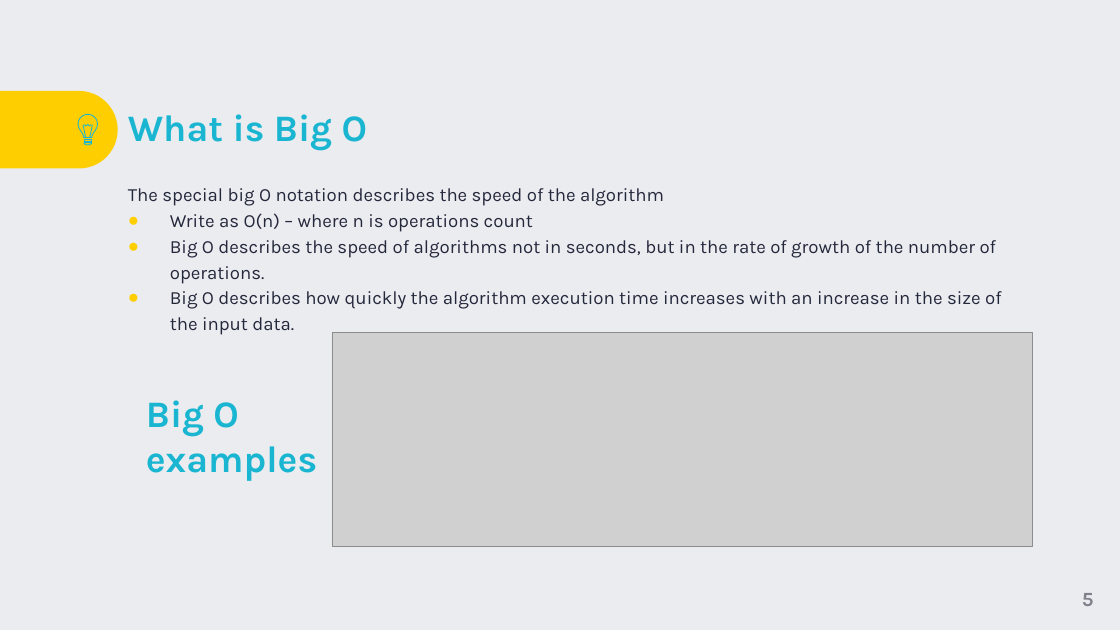
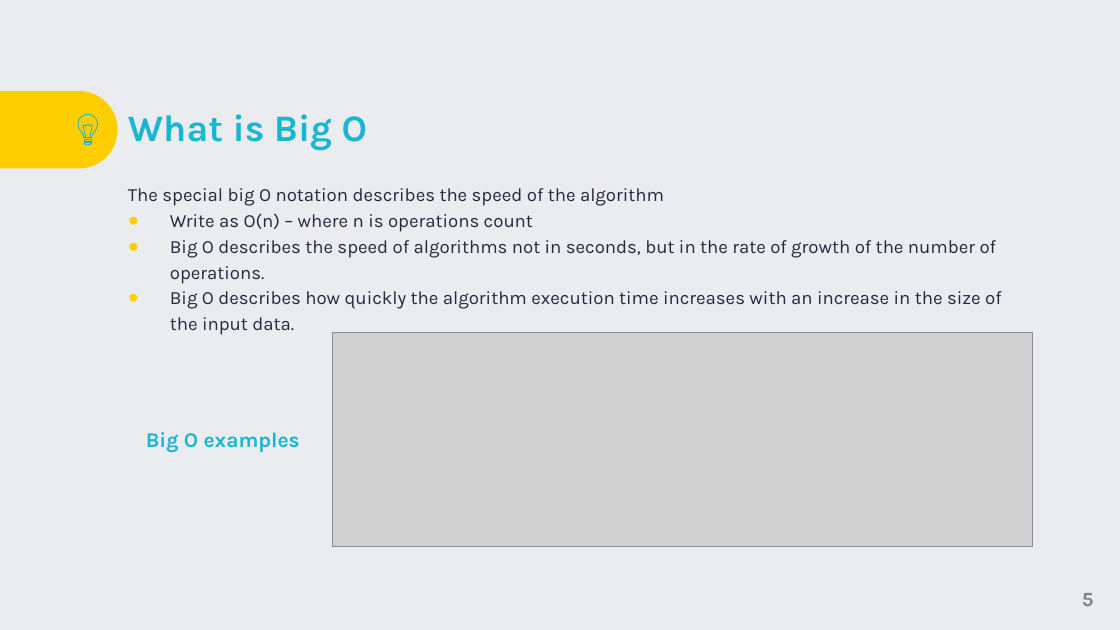
Before and after one commit to TigranVardanyan/Algorithms-and-Data-structures, a slide deck: slide 5 of ds&a.pptx. Drawn at 1120x630 pixels with LibreOffice and Linux fonts; fonts in the diff are those of the drawing; grey boxes stand for pictures; background and template pictures are left out. Boxes give left, top, right and bottom in pixels: in the first picture for what was removed or moved away, otherwise in the second. Text is boxed around its words. In the diff, an @@ line names an element or a change of style, - is before the commit and + after.

```diff
--- a/ds&a.pptx
+++ b/ds&a.pptx
@@ text "Big O examples" moved from (x1=146, y1=400, x2=317, y2=481) to (x1=146, y1=432, x2=300, y2=453) @@
@@ text "Big O examples" at (x1=146, y1=432, x2=300, y2=453): size 32 to 18 pt @@
```
Also in this commit, not shown: 13 other slides changed, 2 slides added, 4 slides removed, 1 other file.
